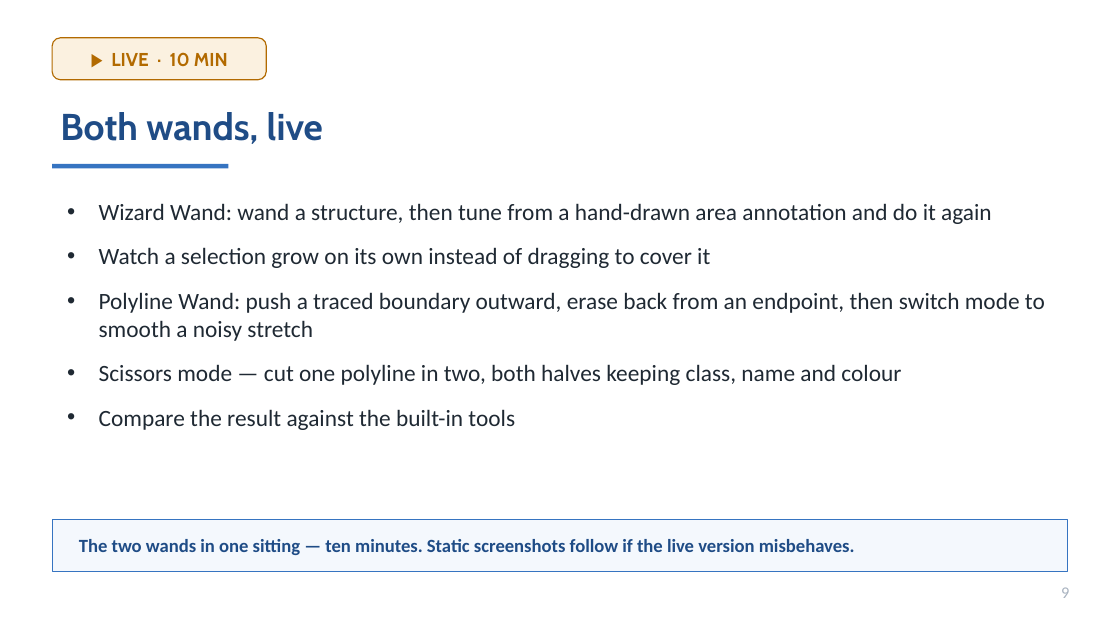
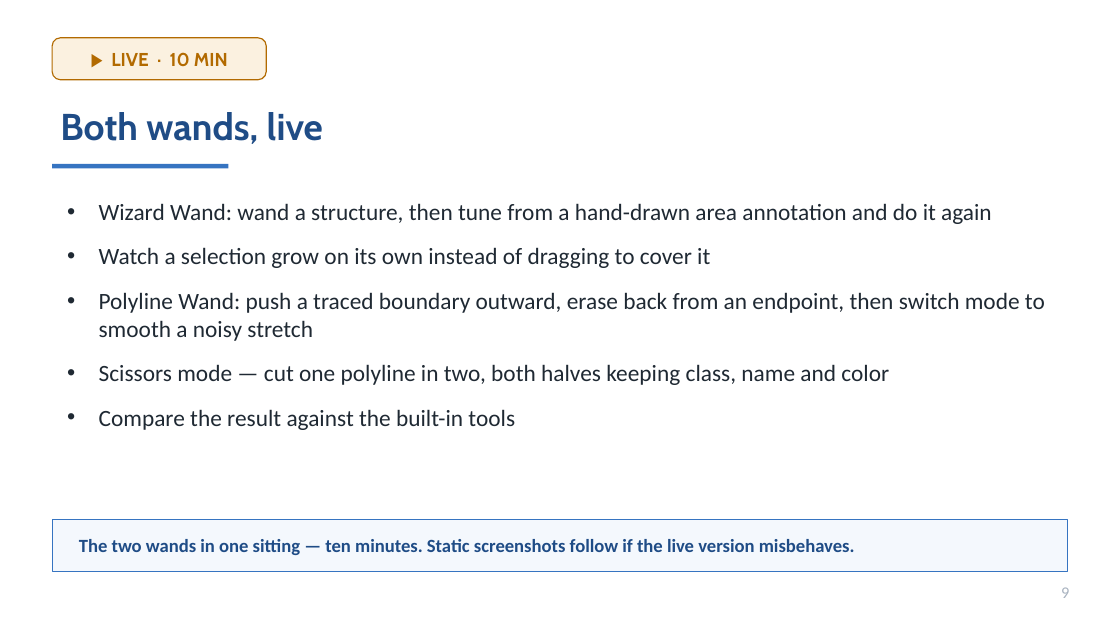
Before and after one commit to MichaelSNelson/BINA-I2K-2026-QuPath-Extensions, a slide deck: slide 9 of I2K_2026_QuPath_Extensions.pptx. Drawn at 1120x630 pixels with LibreOffice and Linux fonts; fonts in the diff are those of the drawing. Boxes give left, top, right and bottom in pixels: in the first picture for what was removed or moved away, otherwise in the second. Text is boxed around its words. In the diff, an @@ line names an element or a change of style, - is before the commit and + after.

```diff
--- a/I2K_2026_QuPath_Extensions.pptx
+++ b/I2K_2026_QuPath_Extensions.pptx
@@ text at [99,364,889,385]: text changed @@
-• Scissors mode — cut one polyline in two, both halves keeping class, name and colour
+• Scissors mode — cut one polyline in two, both halves keeping class, name and color
```
Also in this commit, not shown: 18 other slides changed, 22 other files.
